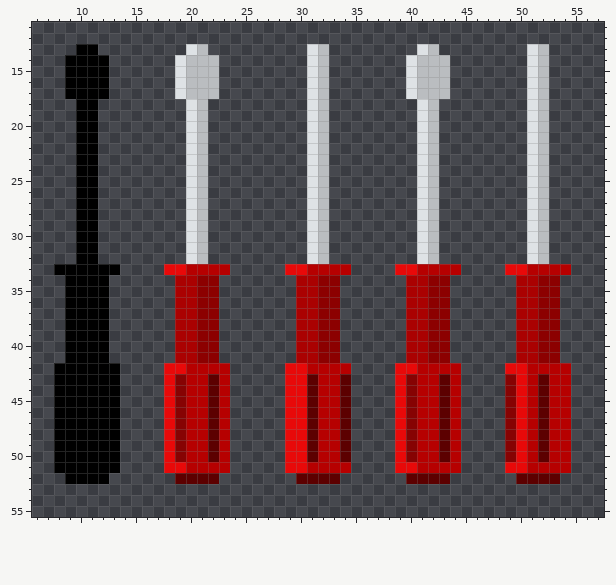
Pixel-art sprite, stored at GGJ2020/Assets/Sprites/Items/Tools/Screwdriver.png. The first picture shows the starting point.
The file is 64x64 pixels. Shown: x 6..57, y 11..55.
After:
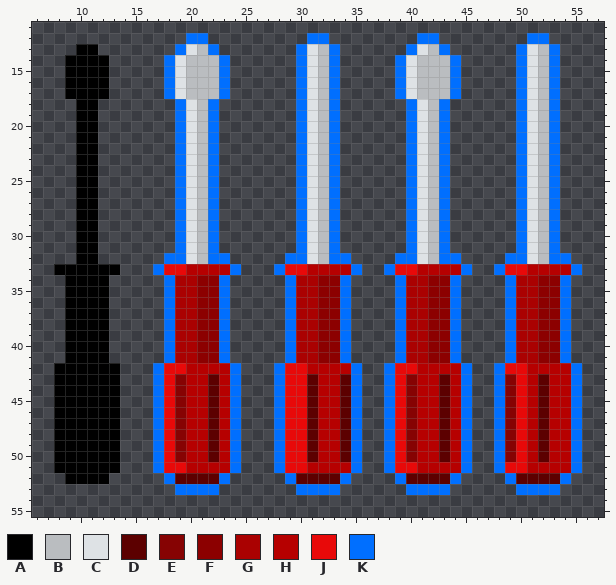
Palette (. is transparent): A #000000  B #babdc0  C #dee2e5  D #5c0000  E #860303  F #8c0000  G #aa0101  H #b60000  J #e80909  K #006fff
Changes in this commit:
Changed rows in their new state; - is an unchanged pixel.
first column x 17:
12 ---KK---------KK--------KK--------KK---
13 --K--K-------K--K------K--K------K--K--
14 -K----K------K--K-----K----K-----K--K--
15 -K----K------K--K-----K----K-----K--K--
16 -K----K------K--K-----K----K-----K--K--
17 -K----K------K--K-----K----K-----K--K--
18 --K--K-------K--K------K--K------K--K--
19 --K--K-------K--K------K--K------K--K--
20 --K--K-------K--K------K--K------K--K--
21 --K--K-------K--K------K--K------K--K--
22 --K--K-------K--K------K--K------K--K--
23 --K--K-------K--K------K--K------K--K--
24 --K--K-------K--K------K--K------K--K--
25 --K--K-------K--K------K--K------K--K--
26 --K--K-------K--K------K--K------K--K--
27 --K--K-------K--K------K--K------K--K--
28 --K--K-------K--K------K--K------K--K--
29 --K--K-------K--K------K--K------K--K--
30 --K--K-------K--K------K--K------K--K--
31 --K--K-------K--K------K--K------K--K--
32 -KK--KK-----KK--KK----KK--KK----KK--KK-
33 K------K---K------K--K------K--K------K
34 -K----K-----K----K----K----K----K----K-
35 -K----K-----K----K----K----K----K----K-
36 -K----K-----K----K----K----K----K----K-
37 -K----K-----K----K----K----K----K----K-
38 -K----K-----K----K----K----K----K----K-
39 -K----K-----K----K----K----K----K----K-
40 -K----K-----K----K----K----K----K----K-
41 -K----K-----K----K----K----K----K----K-
42 K------K---K------K--K------K--K------K
43 K------K---K------K--K------K--K------K
44 K------K---K------K--K------K--K------K
45 K------K---K------K--K------K--K------K
46 K------K---K------K--K------K--K------K
47 K------K---K------K--K------K--K------K
48 K------K---K------K--K------K--K------K
49 K------K---K------K--K------K--K------K
50 K------K---K------K--K------K--K------K
51 K------K---K------K--K------K--K------K
52 -K----K-----K----K----K----K----K----K-
53 --KKKK-------KKKK------KKKK------KKKK--
Boxes around the changes in both pictures, in picture pixels (x1, y1, x2, y2):
added: (153, 33, 582, 495)
